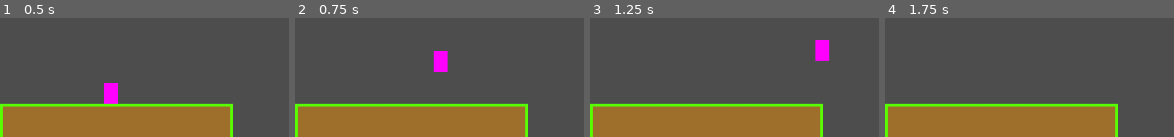
Above: before the commit, frames 1-4 (left to right).
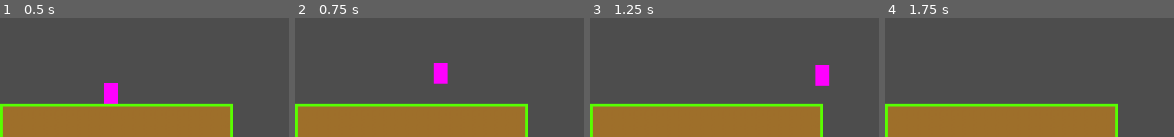
Above: after the commit, the same moments.

Repository: xwilson03/CometsCrown
Game: Godot game, scene res://root.tscn
The game is run twice, just before and just after one commit, with the same random seed, the same clock (stepped at 60 frames per second) and the same inputs.
Inputs:
- Up to frame 1 (0.5 s): no input
- Up to frame 2 (0.75 s): tap Enter at 0.5 s; hold A (right) from 0.53 s (still down); tap Z (jump) at 0.6 s
- Up to frame 3 (1.25 s): keep holding A (right); tap Z (jump) at 0.77, 1.07 s
- Up to frame 4 (1.75 s): keep holding A (right); tap Z (jump) at 1.35, 1.52 s

Frame 1 is identical in both runs. In frame 2, 1.0% of the frame differs, in the area x 47-53%, y 27-56%; in frame 3, 1.8%, in the area x 77-84%, y 18-58%; in frame 4, nothing differs.

Commit message:
updates gravity, adds fastfall

Diff:
--- a/Player.gd
+++ b/Player.gd
@@ -2,19 +2,23 @@
 
 
 @export var SPEED: float = 250.
-@export var JUMP_VELOCITY: float = 400.0
+@export var JUMP_VELOCITY: float = 500.0
 
 var gravity: float = ProjectSettings.get_setting("physics/2d/default_gravity")
 
 func _physics_process(delta: float):
 
-    # Apply gravity to velocity if airborne
+    # Handle jump
+    if Input.is_action_just_pressed("jump") and is_on_floor():
+        velocity.y = -JUMP_VELOCITY
+
+    # Handle fastfall
+    if Input.is_action_just_released("jump") and velocity.y < 0:
+        velocity.y = 0
+
+    # Handle gravity
     if not is_on_floor():
         velocity.y += gravity * delta
-
-    # Handle jump
-    if Input.is_action_just_pressed("jump") and is_on_floor():
-        velocity.y -= JUMP_VELOCITY
 
     # Handle movement
     var direction_x: float = Input.get_axis("left", "right")
--- a/project.godot
+++ b/project.godot
@@ -39,6 +39,10 @@
 ]
 }
 
+[physics]
+
+2d/default_gravity=1000.0
+
 [rendering]
 
 textures/canvas_textures/default_texture_filter=0
